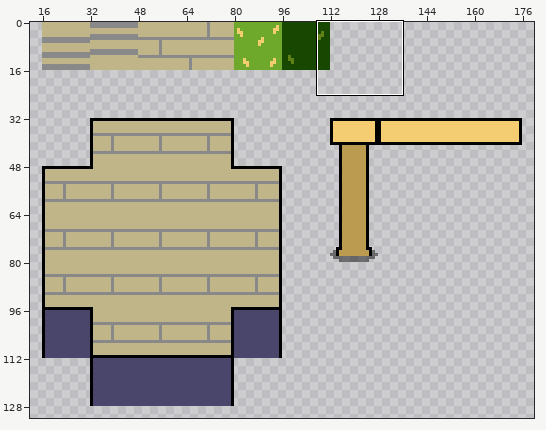
File history of a sprite sheet, Content/Textures/CoraglowCityTileset.png. Above: a wide view before the commit, with the close-up outlined.
Close-up. Earlier state:
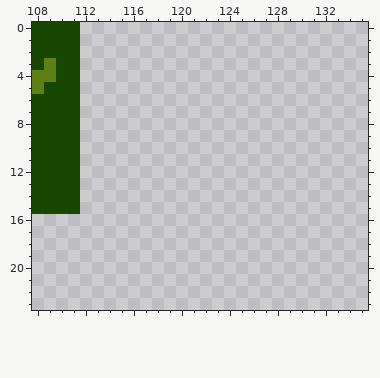
The file is 256x256 pixels. Shown: x 108..135, y 0..23. The wide view leaves out empty margins.
New version:
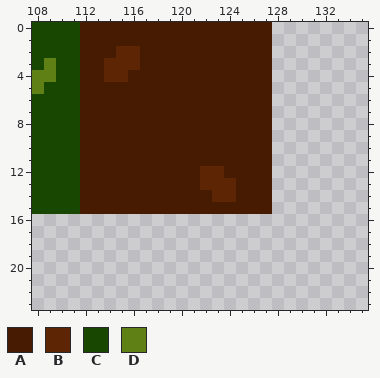
Palette (. is transparent): A #471b01  B #5d2504  C #184701  D #5e8014
Edits made:
@@ x 108..135 @@
- 0 CCCC........................
- 1 CCCC........................
- 2 CCCC........................
- 3 CDCC........................
- 4 DDCC........................
- 5 DCCC........................
- 6 CCCC........................
- 7 CCCC........................
- 8 CCCC........................
- 9 CCCC........................
-10 CCCC........................
-11 CCCC........................
-12 CCCC........................
-13 CCCC........................
-14 CCCC........................
-15 CCCC........................
+ 0 CCCCAAAAAAAAAAAAAAAA........
+ 1 CCCCAAAAAAAAAAAAAAAA........
+ 2 CCCCAAABBAAAAAAAAAAA........
+ 3 CDCCAABBBAAAAAAAAAAA........
+ 4 DDCCAABBAAAAAAAAAAAA........
+ 5 DCCCAAAAAAAAAAAAAAAA........
+ 6 CCCCAAAAAAAAAAAAAAAA........
+ 7 CCCCAAAAAAAAAAAAAAAA........
+ 8 CCCCAAAAAAAAAAAAAAAA........
+ 9 CCCCAAAAAAAAAAAAAAAA........
+10 CCCCAAAAAAAAAAAAAAAA........
+11 CCCCAAAAAAAAAAAAAAAA........
+12 CCCCAAAAAAAAAABBAAAA........
+13 CCCCAAAAAAAAAABBBAAA........
+14 CCCCAAAAAAAAAAABBAAA........
+15 CCCCAAAAAAAAAAAAAAAA........
 16 ............................
Changed places in both close-ups, as pixel boxes (x1, y1, x2, y2):
added: (80, 22, 272, 214)
